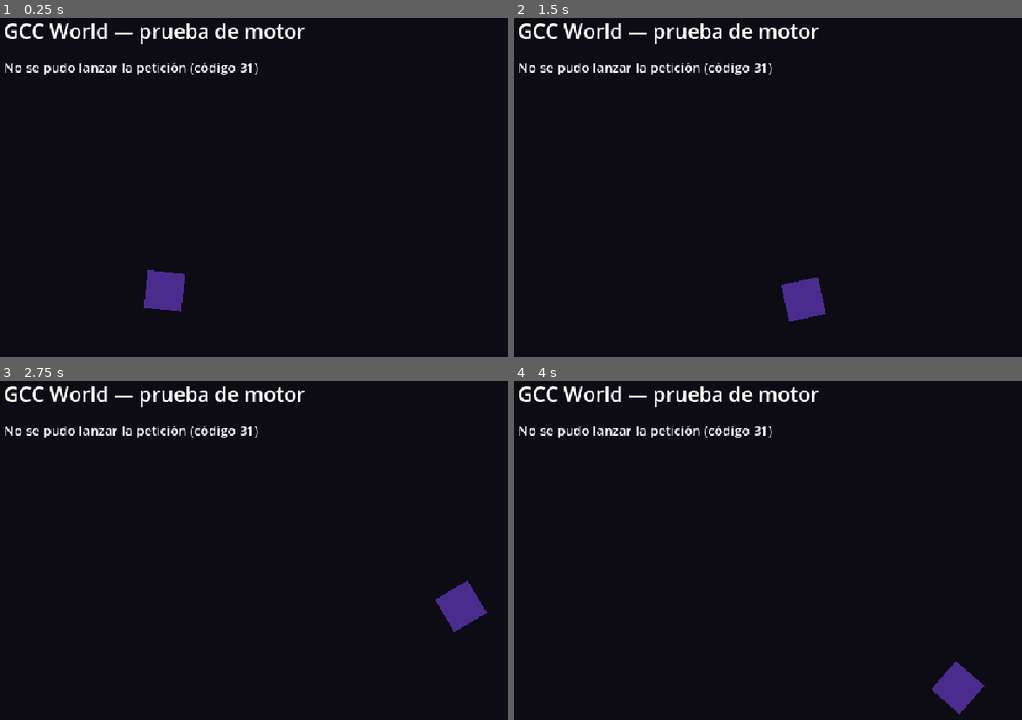
Above: before the commit, frames 1-4 (two rows, left to right).
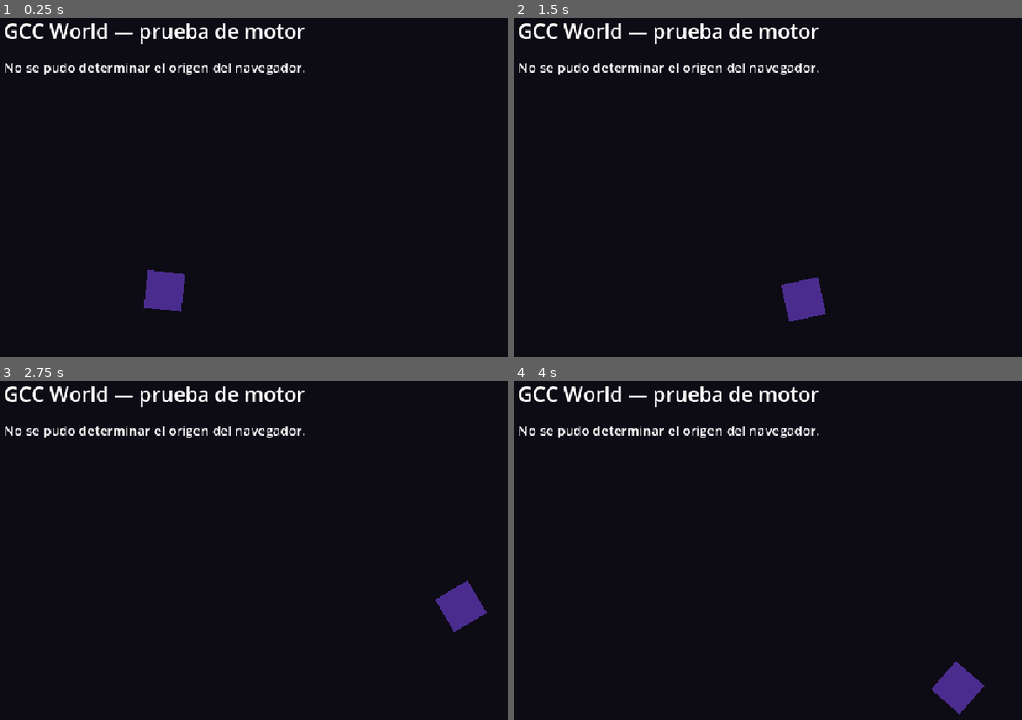
Above: after the commit, the same moments.

Repository: Grupo-Corazones-Cruzados/corazonescruzados
Game: Godot game, scene res://Main.tscn
The game is run twice, just before and just after one commit, with the same random seed, the same clock (stepped at 60 frames per second) and the same inputs.
Inputs:
- Up to frame 1 (0.25 s): no input
- Up to frame 2 (1.5 s): no input
- Up to frame 3 (2.75 s): no input
- Up to frame 4 (4 s): no input

The runs differ from the first frame. In frame 1, 0.8% of the frame differs, in the area x 15-61%, y 13-17%; in frame 2, 0.8%; in frame 3, 0.8%; in frame 4, 0.8%.

Commit message:
chore(juego): prueba de humo de Godot web exportada y medida
Resultados reales, medidos en esta maquina:
- index.wasm: 37,68 MB crudo / 9,59 MB gzip / 6,58 MB brotli. Coincide con la
  investigacion previa. El contenido del juego (index.pck) son 4,9 KB, o sea que
  estas cifras son el SUELO, no una estimacion con contenido.
- Next sirve public/ sin brotli, asi que lo transferido son ~9,7 MB. Y el
  servidor de desarrollo lo manda SIN COMPRIMIR: 39,5 MB.
- Arranque del motor una vez descargado: 0,64 s. La descarga es el coste, no el
  arranque.

Correccion a la investigacion: se afirmaba que bastaba con servir desde el mismo
dominio para que la cookie de sesion viajara con rutas relativas. FALSO en la
practica: HTTPRequest NO acepta rutas relativas (error 31, parametro invalido).
Hay que construir la URL absoluta leyendo window.location.origin con
JavaScriptBridge. Una vez hecho, la peticion llega bien (HTTP 401 sin sesion).

El preset desactiva hilos (evita COOP/COEP, que romperia recursos externos de la
ruta) y PWA (su service worker secuestraria las rutas de Next.js).

Co-Authored-By: Claude Opus 4.8 (1M context) <noreply@anthropic.com>
Claude-Session: https://claude.ai/code/session_011eEhW1QiDJ27aR35hAsydA

Diff:
--- a/godot/Main.gd
+++ b/godot/Main.gd
@@ -28,9 +28,23 @@
 	estado.text = "Motor arrancado.\nConsultando la sesión…"
 
 	http.request_completed.connect(_on_respuesta)
-	# Ruta relativa a propósito: obliga a que sea mismo origen, que es la
-	# condición para que la cookie de sesión viaje.
-	var err := http.request("/api/game/stages")
+
+	# HALLAZGO: `HTTPRequest` NO acepta rutas relativas — devuelve el error 31
+	# (parámetro inválido). Hay que darle una URL absoluta, así que incluso para
+	# llamar a nuestra propia API hace falta el puente con JavaScript y leer el
+	# origen del navegador. Es un ejemplo de lo que cuesta aquí cada cosa que en
+	# un motor web es una línea.
+	var origen := ""
+	if OS.has_feature("web"):
+		var res: Variant = JavaScriptBridge.eval("window.location.origin", true)
+		if typeof(res) == TYPE_STRING:
+			origen = res as String
+
+	if origen.is_empty():
+		estado.text = "No se pudo determinar el origen del navegador."
+		return
+
+	var err := http.request(origen + "/api/game/stages")
 	if err != OK:
 		estado.text = "No se pudo lanzar la petición (código %d)" % err
 
--- a/godot/project.godot
+++ b/godot/project.godot
@@ -15,7 +15,6 @@
 config/name="GCC World"
 run/main_scene="res://Main.tscn"
 config/features=PackedStringArray("4.7", "GL Compatibility")
-config/icon="res://icon.svg"
 
 [display]
 
Not shown, added: godot/Main.gd.uid
Not shown, added: godot/export_presets.cfg
Not shown, changed: .gitignore
